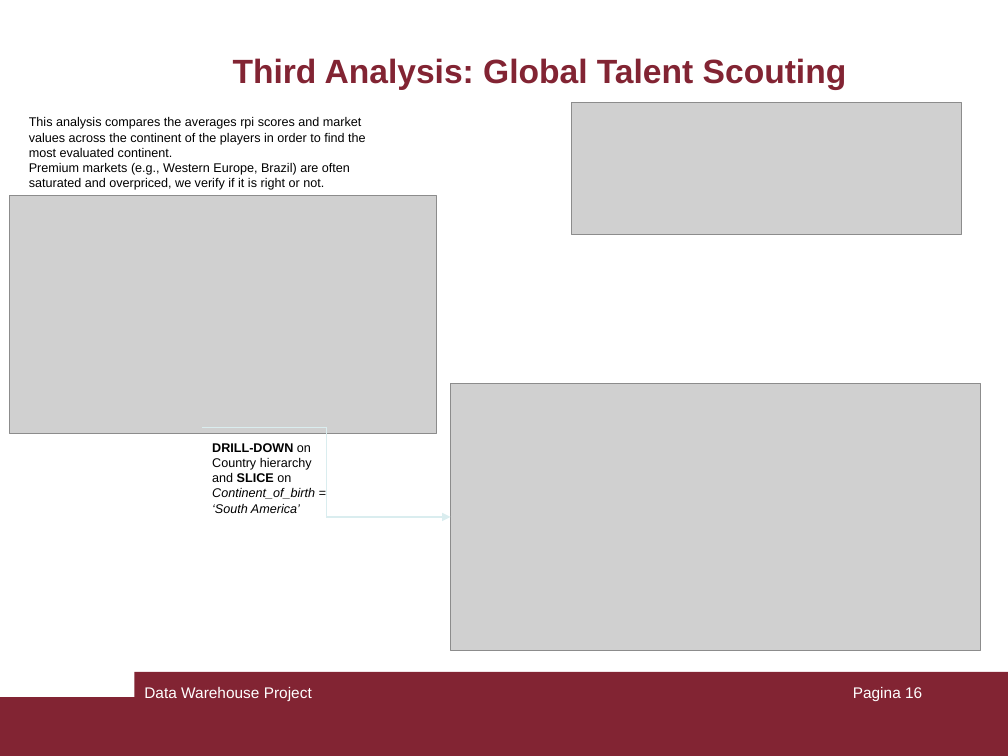
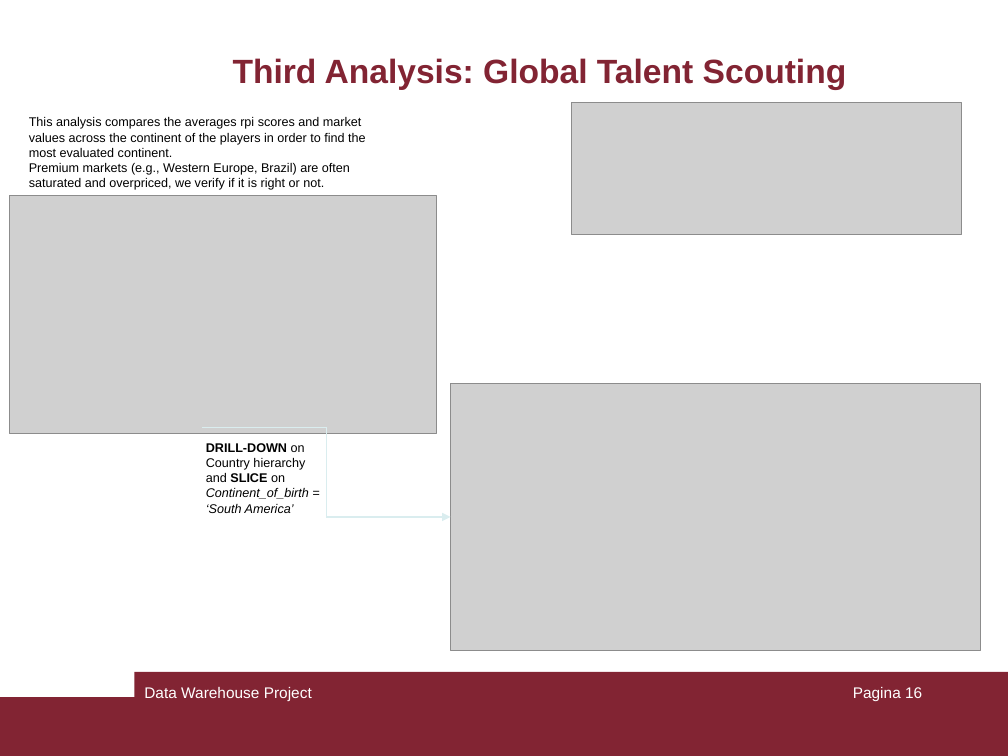
Before and after one commit to mattia9203/Data-Warehouse-on-football-data, a slide deck: slide 16 of presentation.ppt. Drawn at 1008x756 pixels with LibreOffice and Linux fonts; fonts in the diff are those of the drawing; grey boxes stand for pictures. Boxes give left, top, right and bottom in pixels: in the first picture for what was removed or moved away, otherwise in the second. Text is boxed around its words. In the diff, an @@ line names an element or a change of style, - is before the commit and + after.

```diff
--- a/presentation.ppt
+++ b/presentation.ppt
@@ text "DRILL-DOWN on Country hierarchy and ...": place and size @@
-text "DRILL-DOWN on Country hierarchy and ..." at bbox=[212, 443, 315, 513]
+text "DRILL-DOWN on Country hierarchy and ..." at bbox=[206, 443, 309, 513]
```
Also in this commit, not shown: 5 other slides changed.
